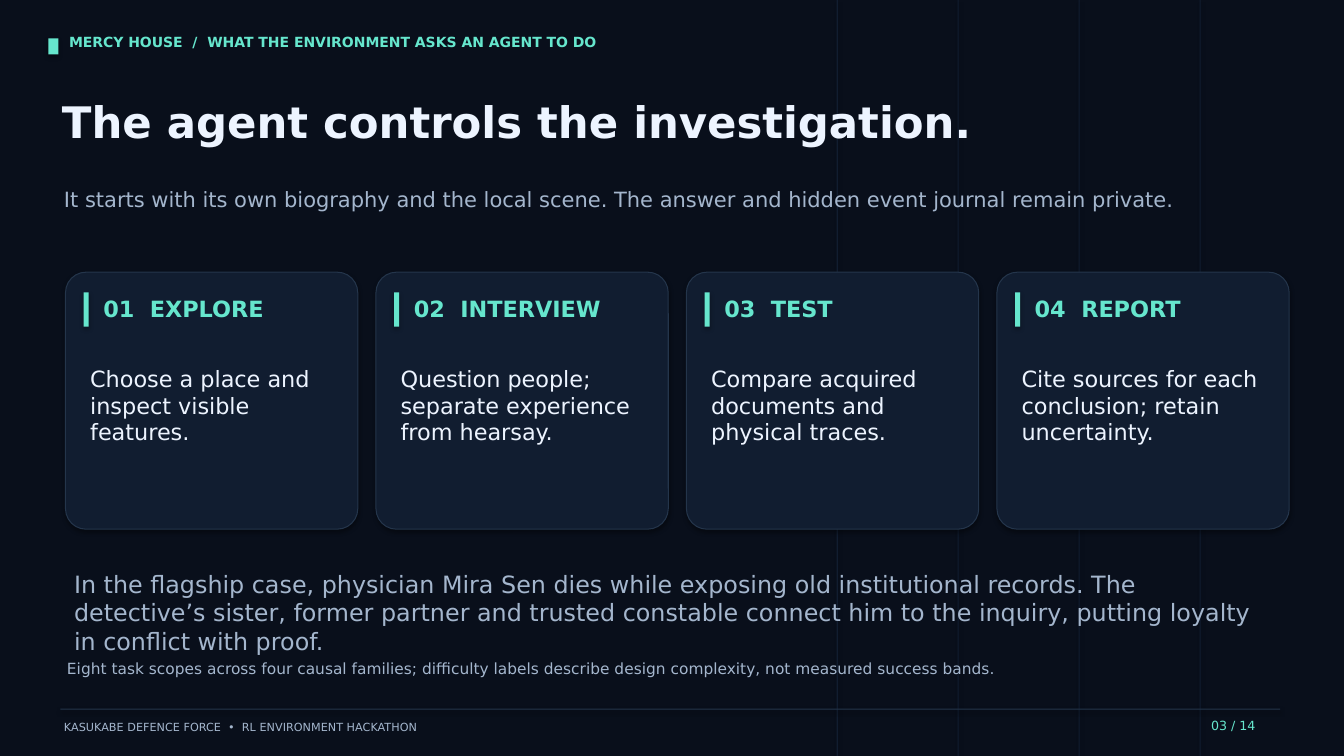
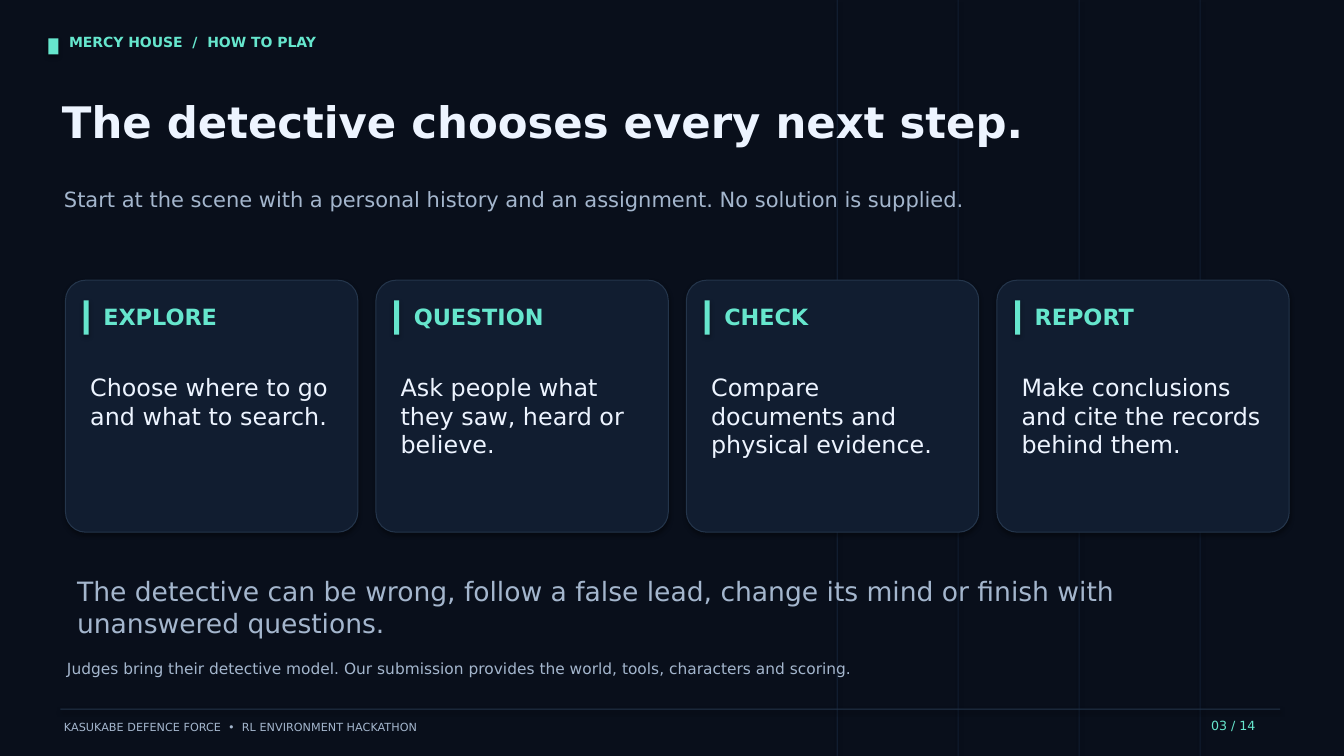
Before and after one commit to Abhishek-Punhani/mercy-house, a slide deck: slide 3 of docs/deck.pptx. Drawn at 1344x756 pixels with LibreOffice and Linux fonts; fonts in the diff are those of the drawing. Boxes give left, top, right and bottom in pixels: in the first picture for what was removed or moved away, otherwise in the second. Text is boxed around its words. In the diff, an @@ line names an element or a change of style, - is before the commit and + after.

```diff
--- a/docs/deck.pptx
+++ b/docs/deck.pptx
@@ text at box(69, 36, 316, 47): text changed @@
-MERCY HOUSE / WHAT THE ENVIRONMENT ASKS AN AGENT TO DO
+MERCY HOUSE / HOW TO PLAY
@@ text at box(62, 105, 1023, 147): text changed @@
-The agent controls the investigation.
+The detective chooses every next step.
@@ text at box(64, 191, 963, 212): text changed @@
-It starts with its own biography and the local scene. The answer and hidden event journal remain private.
+Start at the scene with a personal history and an assignment. No solution is supplied.
@@ rounded rectangle: place and size @@
-rounded rectangle at box(66, 272, 358, 529)
+rounded rectangle at box(66, 280, 358, 532)
@@ rounded rectangle: place and size @@
-rounded rectangle at box(376, 272, 668, 529)
+rounded rectangle at box(376, 280, 668, 532)
@@ rounded rectangle: place and size @@
-rounded rectangle at box(687, 272, 979, 529)
+rounded rectangle at box(687, 280, 979, 532)
@@ rounded rectangle: place and size @@
-rounded rectangle at box(997, 272, 1290, 529)
+rounded rectangle at box(997, 280, 1290, 532)
@@ text at box(103, 308, 217, 326): text changed @@
-01 EXPLORE
+EXPLORE
@@ text at box(414, 308, 544, 329): text changed @@
-02 INTERVIEW
+QUESTION
@@ text at box(724, 308, 808, 326): text changed @@
-03 TEST
+CHECK
@@ 4 rectangles: place and size @@
-4 rectangles at box(84, 292, 1020, 327)
+4 rectangles at box(84, 300, 1020, 335)
@@ text at box(1035, 308, 1134, 326): text changed @@
-04 REPORT
+REPORT
@@ text at box(90, 378, 328, 426): text changed; size 16 to 17 pt @@
-Choose a place and inspect visible features.
+Choose where to go and what to search.
@@ text at box(401, 378, 623, 454): text changed; size 16 to 17 pt @@
-Question people; separate experience from hearsay.
+Ask people what they saw, heard or believe.
@@ text at box(711, 378, 932, 458): text changed; size 16 to 17 pt @@
-Compare acquired documents and physical traces.
+Compare documents and physical evidence.
@@ text at box(1022, 378, 1261, 454): text changed; size 16 to 17 pt @@
-Cite sources for each conclusion; retain uncertainty.
+Make conclusions and cite the records behind them.
@@ text at box(77, 581, 1113, 638): text changed; size 17 to 19 pt @@
-In the flagship case, physician Mira Sen dies while exposing old institutional records. The detective’s sister, former partner and trusted constable connect him to the inquiry, putting loyalty in conflict with proof.
+The detective can be wrong, follow a false lead, change its mind or finish with unanswered questions.
@@ text at box(67, 662, 851, 677): text changed @@
-Eight task scopes across four causal families; difficulty labels describe design complexity, not measured success bands.
+Judges bring their detective model. Our submission provides the world, tools, characters and scoring.
```
Also in this commit, not shown: 3 other slides changed, 10 slides added, 10 slides removed, 15 other files.
